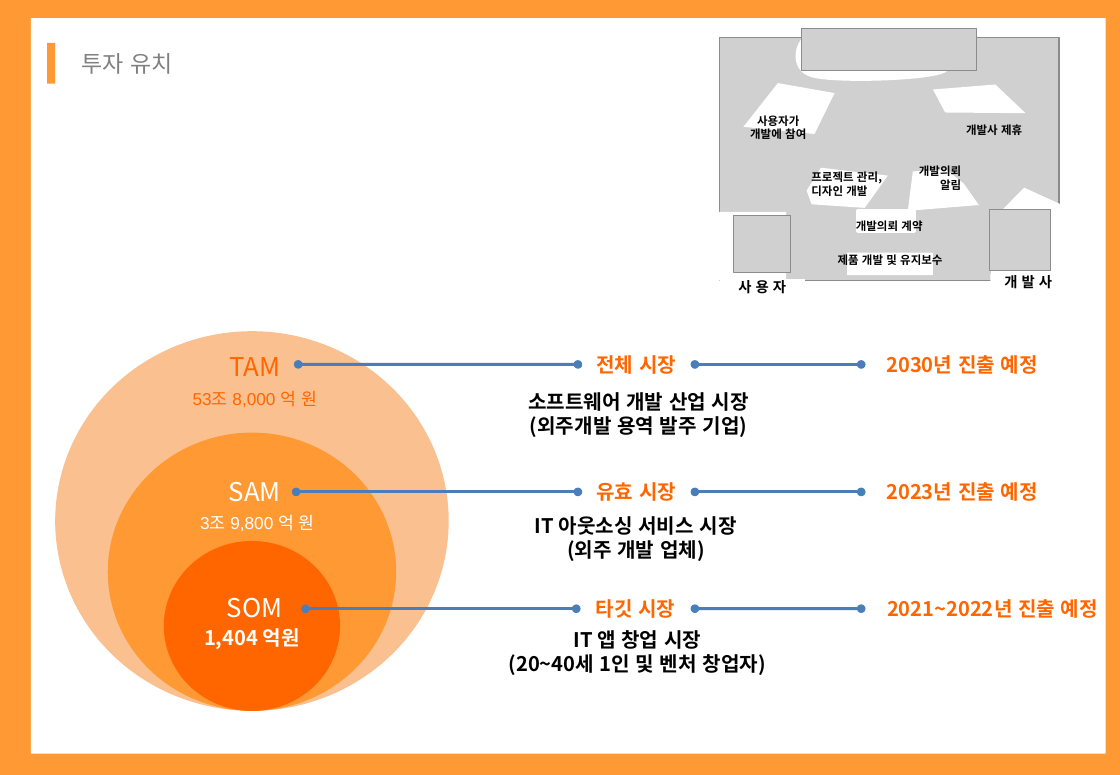
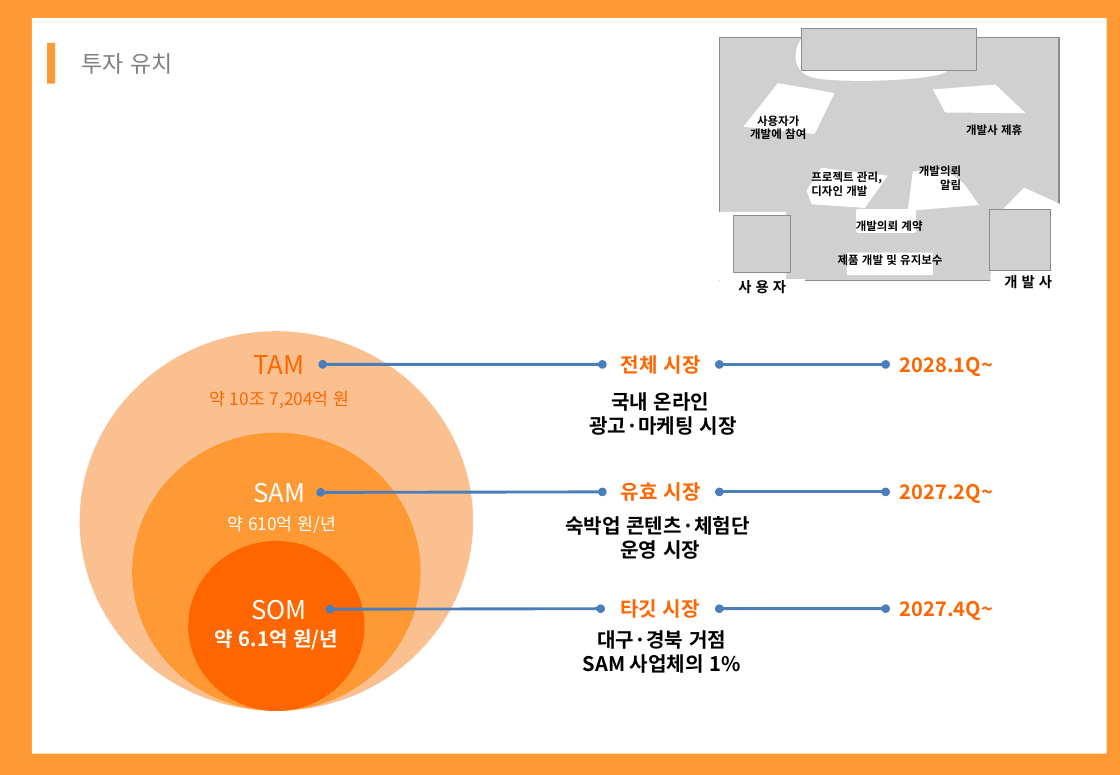
Before and after one commit to snaiper1208/HKCOMPANY, a slide deck: slide 20 of 00.회사자료/00.활동/00.모두의창업/00.제출서류/00.1라운드_20261120/20200621 발표용 안심서비스 어플리케이션 프렌즈가디언.pptx. Drawn at 1120x775 pixels with LibreOffice and Linux fonts; fonts in the diff are those of the drawing; grey boxes stand for pictures. Boxes give left, top, right and bottom in pixels: in the first picture for what was removed or moved away, otherwise in the second. Text is boxed around its words. In the diff, an @@ line names an element or a change of style, - is before the commit and + after.

```diff
--- a/00.회사자료/00.활동/00.모두의창업/00.제출서류/00.1라운드_20261120/20200621 발표용 안심서비스 어플리케이션 프렌즈가디언.pptx
+++ b/00.회사자료/00.활동/00.모두의창업/00.제출서류/00.1라운드_20261120/20200621 발표용 안심서비스 어플리케이션 프렌즈가디언.pptx
@@ text "TAM": place and size @@
-text "TAM" at <box>229,357,280,376</box>
+text "TAM" at <box>254,355,305,374</box>
@@ text at <box>900,357,993,376</box>: text changed @@
-2030년 진출 예정
+2028.1Q~
@@ text at <box>209,391,349,408</box>: text changed; font Arial to Noto Sans CJK KR @@
-53조 8,000 억 원
+약 10조 7,204억 원
@@ text at <box>589,392,737,435</box>: text changed @@
-소프트웨어 개발 산업 시장
-(외주개발 용역 발주 기업)
+국내 온라인
+광고·마케팅 시장
@@ text at <box>900,484,993,503</box>: text changed @@
-2023년 진출 예정
+2027.2Q~
@@ text at <box>228,515,336,533</box>: text changed; font Arial to Noto Sans CJK KR @@
-3조 9,800 억 원
+약 610억 원/년
@@ text at <box>565,516,749,559</box>: text changed @@
-IT 아웃소싱 서비스 시장
-(외주 개발 업체)
+숙박업 콘텐츠·체험단
+운영 시장
@@ text at <box>215,629,338,650</box>: text changed @@
-1,404 억원
+약 6.1억 원/년
@@ 6 double arrows, 5 texts, 3 ellipses: place and size @@
-6 double arrows, 5 texts, 3 ellipses at <box>55,332,861,713</box>
+6 double arrows, 5 texts, 3 ellipses at <box>80,332,886,713</box>
@@ text at <box>900,601,993,620</box>: text changed @@
-2021~2022년 진출 예정
+2027.4Q~
@@ text at <box>583,630,741,673</box>: text changed @@
-IT 앱 창업 시장
-(20~40세 1인 및 벤처 창업자)
+대구·경북 거점
+SAM 사업체의 1%
```
Also in this commit, not shown: 1 other file.
